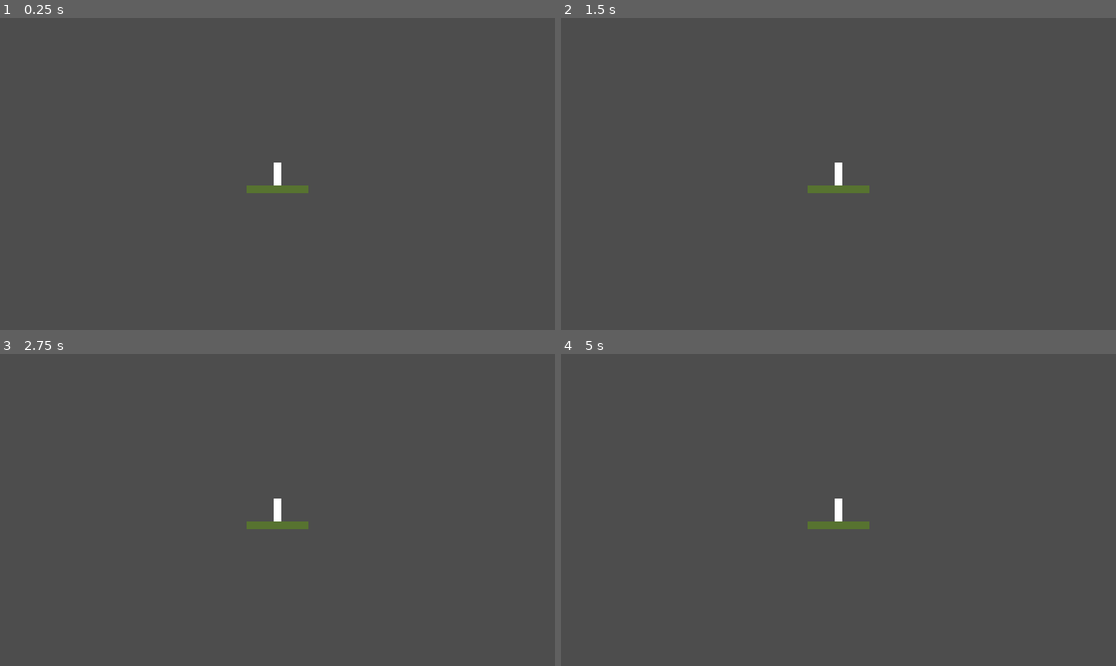
Above: before the commit, frames 1-4 (two rows, left to right).
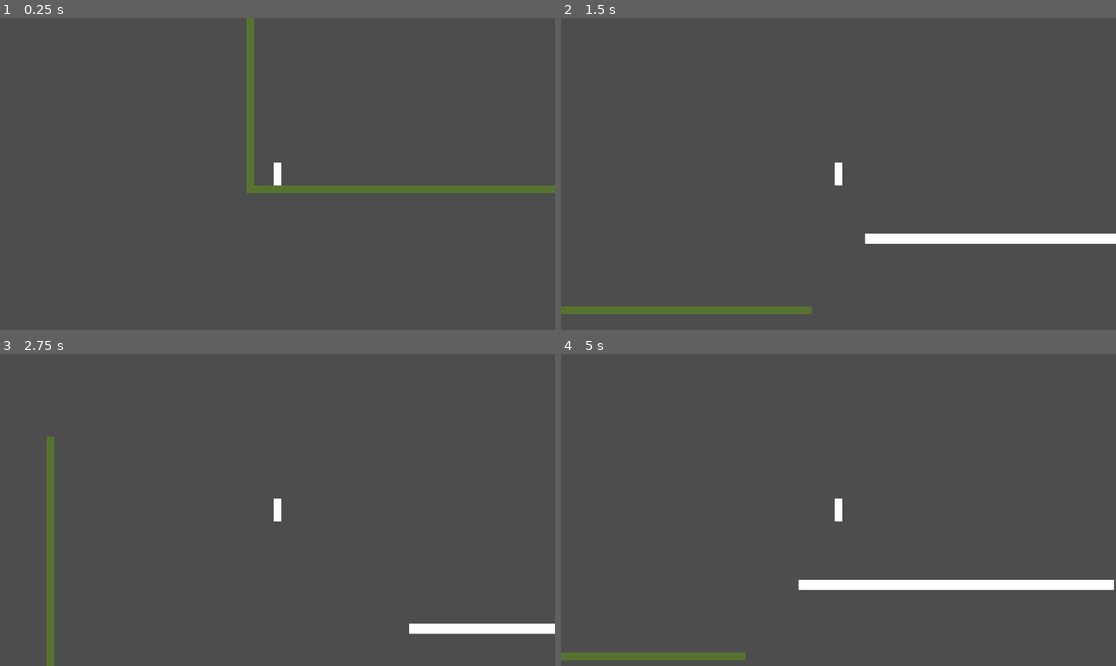
Above: after the commit, the same moments.

Repository: Doozitron9000/wind-game
Game: Godot game, scene res://levels/test_level.tscn
Same seed, same stepped clock (60 frames per second), same inputs: the game is played once before the commit and once after it.
Inputs:
- Up to frame 1 (0.25 s): no input
- Up to frame 2 (1.5 s): tap Enter at 0.5 s; hold Shift (sprint, bound only after the commit) 0.53-1.28 s; hold Right (right) from 0.53 s (still down); tap Space (jump) at 0.77, 0.8, 1.07, 1.35 s
- Up to frame 3 (2.75 s): tap Space (jump) at 1.52, 1.82, 2.3 s; tap Shift (sprint, bound only after the commit) at 1.55 s; release Right (right) at 2.03 s; hold A (left) from 2.03 s (still down); hold Shift (sprint, bound only after the commit) from 2.03 s (still down)
- Up to frame 4 (5 s): release A (left) at 2.78 s; release Shift (sprint, bound only after the commit) at 2.78 s; hold Right (right) 2.78-4.28 s; tap Shift (sprint, bound only after the commit) at 2.85, 4.35 s; tap Space (jump) at 3.02, 3.32, 3.6, 3.77, 4.07, 4.52, 4.82 s; hold A (left) from 4.28 s (still down)

The runs differ from the first frame. In frame 1, 1.8% of the frame differs, in the area x 44-100%, y 0-57%; in frame 2, 2.9%; in frame 3, 2.2%; in frame 4, 3.0%, in the area x 0-100%, y 53-99%.

Commit message:
basic movement and assets
added some basic movement like jump, sprint, left right - added some cloud assets to visually see a deadzone

Diff:
--- a/levels/test_level.tscn
+++ b/levels/test_level.tscn
@@ -1,23 +1,137 @@
-[gd_scene load_steps=3 format=3 uid="uid://dsd7tbnp5fwgt"]
+[gd_scene load_steps=14 format=3 uid="uid://dsd7tbnp5fwgt"]
 
 [ext_resource type="PackedScene" uid="uid://couekb68vrmn6" path="res://player/player.tscn" id="1_46lwt"]
+[ext_resource type="Script" uid="uid://dka11c51g3we4" path="res://scripts/TestLevel_deadzone.gd" id="1_x25rp"]
+[ext_resource type="Texture2D" uid="uid://nmwmawpda5dp" path="res://assets/Clouds1.png" id="2_wndkh"]
+[ext_resource type="Texture2D" uid="uid://f4wb1syt3140" path="res://assets/Clouds2.png" id="3_ly3hx"]
+[ext_resource type="Texture2D" uid="uid://00kgy5kjf1pg" path="res://assets/Clouds5.png" id="4_4n8tn"]
+[ext_resource type="Texture2D" uid="uid://c6w50j2346prk" path="res://assets/Clouds4.png" id="5_wkb0e"]
+[ext_resource type="Texture2D" uid="uid://bokfelscjyjxl" path="res://assets/Clouds6.png" id="6_paa45"]
+[ext_resource type="Texture2D" uid="uid://62v7yjtwaqaf" path="res://assets/Clouds3.png" id="7_axl34"]
+
+[sub_resource type="RectangleShape2D" id="RectangleShape2D_46lwt"]
+size = Vector2(14, 551)
 
 [sub_resource type="RectangleShape2D" id="RectangleShape2D_x25rp"]
-size = Vector2(128, 16)
+size = Vector2(641, 16)
+
+[sub_resource type="RectangleShape2D" id="RectangleShape2D_wndkh"]
+size = Vector2(653, 20)
+
+[sub_resource type="RectangleShape2D" id="RectangleShape2D_gmgay"]
+size = Vector2(11741.25, 211)
+
+[sub_resource type="CircleShape2D" id="CircleShape2D_x25rp"]
+radius = 7.0
 
 [node name="TestLevel" type="Node2D"]
+
+[node name="Starting Wall" type="StaticBody2D" parent="."]
+
+[node name="CollisionShape2D" type="CollisionShape2D" parent="Starting Wall"]
+position = Vector2(-56, -272.5)
+shape = SubResource("RectangleShape2D_46lwt")
+
+[node name="ColorRect" type="ColorRect" parent="Starting Wall"]
+offset_left = -47.99998
+offset_top = -547.2727
+offset_right = 491.27274
+offset_bottom = -531.2727
+rotation = 1.5707964
+color = Color(0.34348288, 0.45013726, 0.1903821, 1)
 
 [node name="Platform" type="StaticBody2D" parent="."]
 
 [node name="CollisionShape2D" type="CollisionShape2D" parent="Platform"]
+position = Vector2(256.5, 0)
 shape = SubResource("RectangleShape2D_x25rp")
 
 [node name="ColorRect" type="ColorRect" parent="Platform"]
 offset_left = -64.0
 offset_top = -8.0
-offset_right = 64.0
+offset_right = 578.0
 offset_bottom = 8.0
 color = Color(0.34348288, 0.45013726, 0.1903821, 1)
 
-[node name="Player" parent="." instance=ExtResource("1_46lwt")]
+[node name="Platform2" type="StaticBody2D" parent="."]
+
+[node name="CollisionShape2D" type="CollisionShape2D" parent="Platform2"]
+position = Vector2(1015.5, -148)
+shape = SubResource("RectangleShape2D_wndkh")
+
+[node name="ColorRect" type="ColorRect" parent="Platform2"]
+offset_left = 688.0
+offset_top = -159.0
+offset_right = 1343.0
+offset_bottom = -138.0
+
+[node name="Deadzone" type="Area2D" parent="." node_paths=PackedStringArray("respawn_point")]
+script = ExtResource("1_x25rp")
+respawn_point = NodePath("../RespawnPoint")
+
+[node name="Deadzone Collision" type="CollisionShape2D" parent="Deadzone"]
+position = Vector2(5361, 1254)
+shape = SubResource("RectangleShape2D_gmgay")
+
+[node name="Clouds1" type="Sprite2D" parent="Deadzone"]
+position = Vector2(-339, 754)
+scale = Vector2(6, 7.17)
+texture = ExtResource("2_wndkh")
+
+[node name="Clouds2" type="Sprite2D" parent="Deadzone"]
+position = Vector2(301.00003, 740.00006)
+scale = Vector2(6, 6.0850005)
+texture = ExtResource("3_ly3hx")
+
+[node name="Clouds5" type="Sprite2D" parent="Deadzone"]
+position = Vector2(1388, 772)
+scale = Vector2(6, 7.17)
+texture = ExtResource("4_4n8tn")
+
+[node name="Clouds4" type="Sprite2D" parent="Deadzone"]
+position = Vector2(4446, 632.99994)
+scale = Vector2(6, 7.17)
+texture = ExtResource("5_wkb0e")
+flip_h = true
+
+[node name="Clouds6" type="Sprite2D" parent="Deadzone"]
+position = Vector2(883.0001, 720)
+scale = Vector2(6, 7.17)
+texture = ExtResource("5_wkb0e")
+
+[node name="Clouds3" type="Sprite2D" parent="Deadzone"]
+position = Vector2(1811.0002, 832)
+scale = Vector2(6, 5.9311533)
+texture = ExtResource("3_ly3hx")
+flip_h = true
+
+[node name="Clouds7" type="Sprite2D" parent="Deadzone"]
+position = Vector2(2359, 754)
+scale = Vector2(6, 7.17)
+texture = ExtResource("6_paa45")
+
+[node name="Clouds8" type="Sprite2D" parent="Deadzone"]
+position = Vector2(2903, 761)
+scale = Vector2(6, 7.17)
+texture = ExtResource("4_4n8tn")
+flip_h = true
+
+[node name="Clouds9" type="Sprite2D" parent="Deadzone"]
+position = Vector2(3309.0005, 790)
+scale = Vector2(6, 7.17)
+texture = ExtResource("2_wndkh")
+
+[node name="Clouds10" type="Sprite2D" parent="Deadzone"]
+position = Vector2(3942.9998, 640)
+scale = Vector2(6, 7.17)
+texture = ExtResource("7_axl34")
+
+[node name="RespawnPoint" type="Node2D" parent="."]
 position = Vector2(0, -8)
+
+[node name="Player" parent="." groups=["player"] instance=ExtResource("1_46lwt")]
+position = Vector2(0, -8)
+
+[node name="CollisionShape2D" type="CollisionShape2D" parent="Player"]
+position = Vector2(0, -15)
+shape = SubResource("CircleShape2D_x25rp")
--- a/player/scripts/player.gd
+++ b/player/scripts/player.gd
@@ -1,7 +1,12 @@
 extends CharacterBody2D
 
-var speed := 200 # the player's max speed
-var jump_velocity := -400 # the velocity imparted by the player jumping
+var speed := 500 # the player's max speed
+var jump_velocity := -700 # the velocity imparted by the player jumping
+var sprint_multiplier: float = 1.6
+var spring_air_multiplier: float = 1.33
+var gravity: float = ProjectSettings.get_setting("physics/2d/default_gravity")
+var stamina := 100.0
+var stamina_drained: bool = false
 
 func _physics_process(delta: float) -> void:
 	movement(delta)
@@ -9,10 +14,44 @@
 ## Handle the player's movement for this tick
 ## [param delta] is the time (in seconds) since this was last called
 func movement(delta: float) -> void:
-	# get the player's movement axis
+	# Apply gravity
+	if not is_on_floor():
+		velocity.y += gravity * delta
+
+	if stamina >= 70:
+		stamina_drained = false
+
+	# Sprint check
+	var current_speed := speed
+	if Input.is_action_pressed("sprint") and stamina > 0 and stamina_drained == false:
+		if is_on_floor() == true:
+			current_speed *= sprint_multiplier
+		elif is_on_floor() == false:
+			current_speed *= spring_air_multiplier
+		stamina -= 30 * delta
+		print(stamina)
+	else:
+		stamina = min(stamina + 20 * delta, 100)
+		stamina_drained = true
+		print(stamina)
+
+	# get the player's movement axisdaa
 	# this returns a value between -1 and 1 where -1 is maximally leftward and
 	# 1 is maximally rightward
 	var input_dir = Input.get_axis("left", "right")
+	#var direction = Input.get_vector("left", "right")
+
+	velocity.x = input_dir * current_speed
+
+	# Jump
+	if Input.is_action_just_pressed("jump") and is_on_floor():
+		velocity.y = jump_velocity
+
+	# Move the character
+	move_and_slide()
+
+
+
 
 	#=============================================
 	#===== locomotion goes here ==================
--- a/project.godot
+++ b/project.godot
@@ -46,6 +46,15 @@
 "events": [Object(InputEventKey,"resource_local_to_scene":false,"resource_name":"","device":-1,"window_id":0,"alt_press …(191 unchanged characters)…
 ]
 }
+sprint={
+"deadzone": 0.2,
+"events": [Object(InputEventKey,"resource_local_to_scene":false,"resource_name":"","device":-1,"window_id":0,"alt_pressed":false,"shift_pressed":false,"ctrl_pressed":false,"meta_pressed":false,"pressed":false,"keycode":0,"physical_keycode":4194325,"key_label":0,"unicode":0,"location":0,"echo":false,"script":null)
+]
+}
+
+[physics]
+
+2d/default_gravity=1000.0
 
 [rendering]
 
--- /dev/null
+++ b/scripts/TestLevel_deadzone.gd
@@ -0,0 +1,12 @@
+extends Area2D
+
+@export var respawn_point: Node2D
+
+func _ready() -> void:
+	body_entered.connect(_on_body_entered)
+
+func _on_body_entered(body: Node) -> void:
+	if body.is_in_group("player"):
+		body.global_position = respawn_point.global_position
+		body.velocity = Vector2.ZERO  # stop leftover motion
+		print("Player died!")
Binary file added: assets/Clouds1.png
Not shown, added: assets/Clouds1.png.import
Binary file added: assets/Clouds2.png
Not shown, added: assets/Clouds2.png.import
Binary file added: assets/Clouds3.png
Not shown, added: assets/Clouds3.png.import
Binary file added: assets/Clouds4.png
Not shown, added: assets/Clouds4.png.import
Binary file added: assets/Clouds5.png
Not shown, added: assets/Clouds5.png.import
Binary file added: assets/Clouds6.png
Not shown, added: assets/Clouds6.png.import
(and 1 more such lines)
